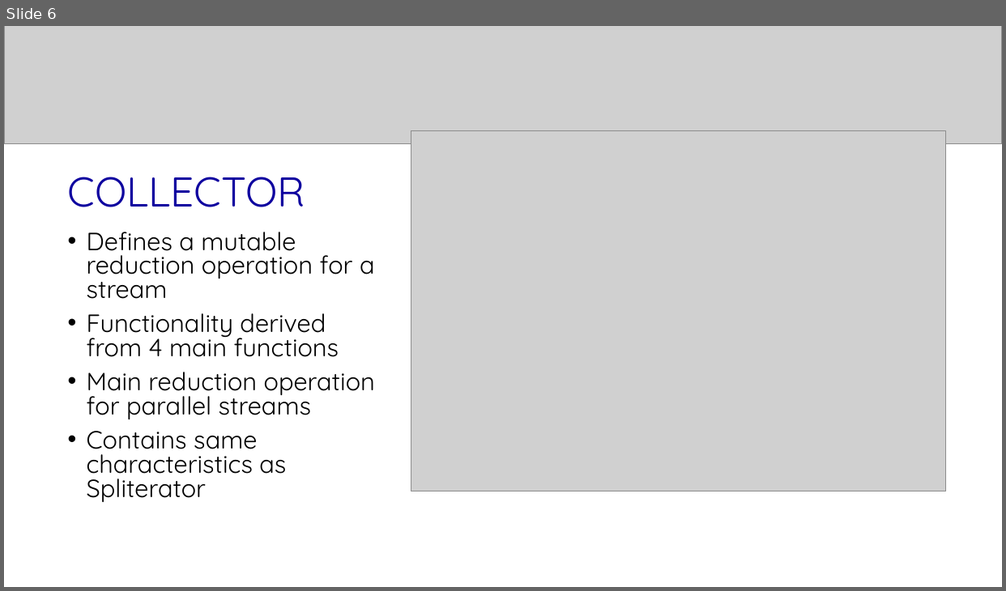
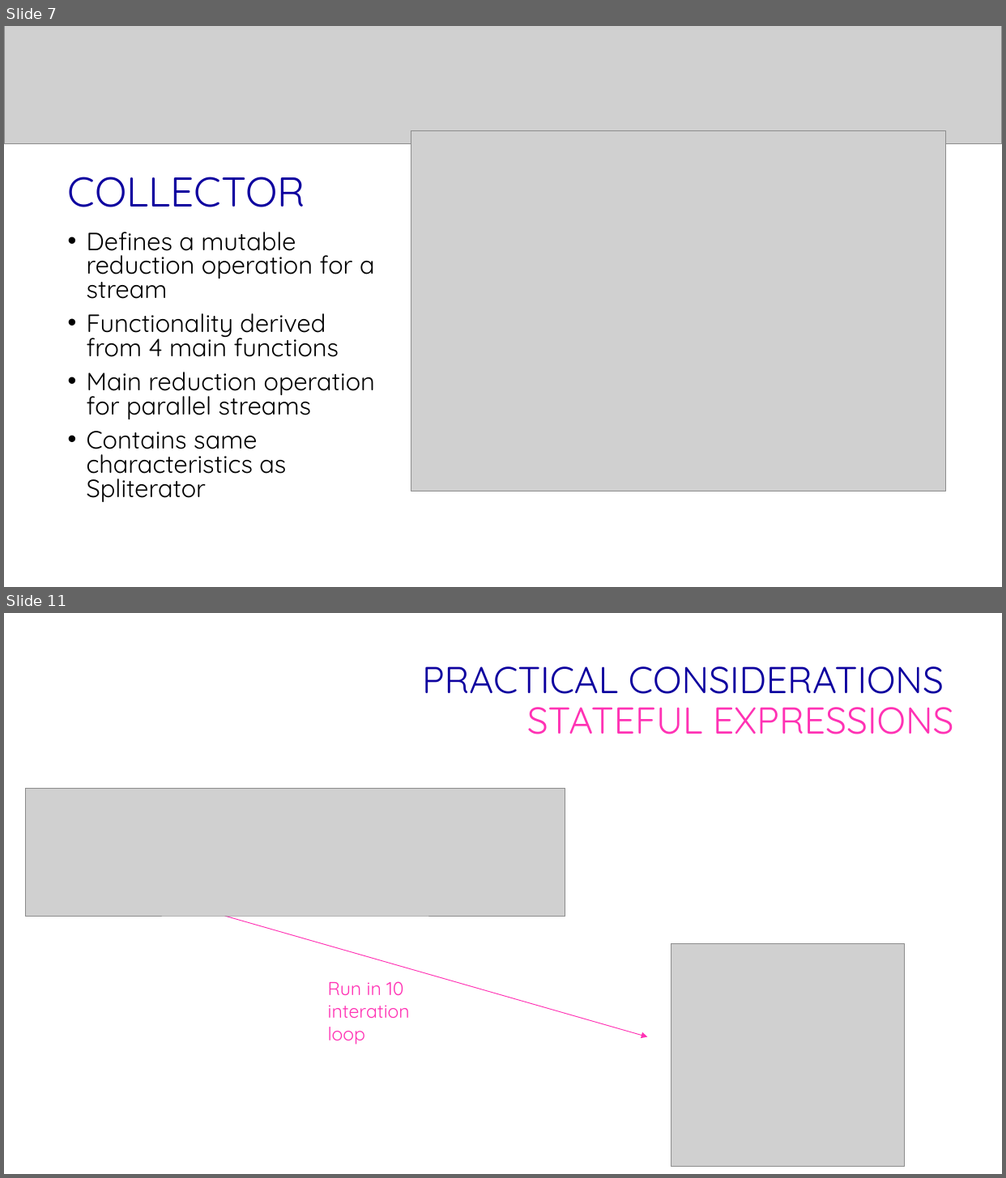
Before and after one commit to ethwillz/coms430, a slide deck: src/parallel_streams_presentation/p_stream_presentation.pptx. Shown one above the other, each under a label of ours: slide 6 before the commit, slides 7 and 11 after it; the slides between them are not shown. The pictures are 1006x591 and 1006x1178 pixels, drawn with LibreOffice and Linux fonts; fonts in the diff are those of the drawing; grey boxes stand for pictures; background and template pictures are left out. Boxes give left, top, right and bottom in pixels: in the first picture for what was removed or moved away, otherwise in the second. Text is boxed around its words. In the diff, an @@ line names an element or a change of style, - is before the commit and + after.

```diff
--- a/src/parallel_streams_presentation/p_stream_presentation.pptx
+++ b/src/parallel_streams_presentation/p_stream_presentation.pptx
@@ slide 11 added at [4,613,1002,1174], background #FFFFFF @@
@@ title added at [422,666,953,735], 36 pt, text #0D009F @@
+PRACTICAL CONSIDERATIONS STATEFUL EXPRESSIONS
@@ picture added at [25,789,565,916] @@
@@ arrow added from (225, 916) to (648, 1037), #FF32B4 0.75 pt @@
@@ picture added at [671,944,906,1166] @@
@@ text added at [328,982,410,1045], 18 pt, text #FF32B4 @@
+Run in 10 interation loop
@@ what was slide 6 is now slide 7 @@
```
Also in this commit, not shown: 5 slides changed, 1 other slide added, 1 slide removed, 11 other files.
